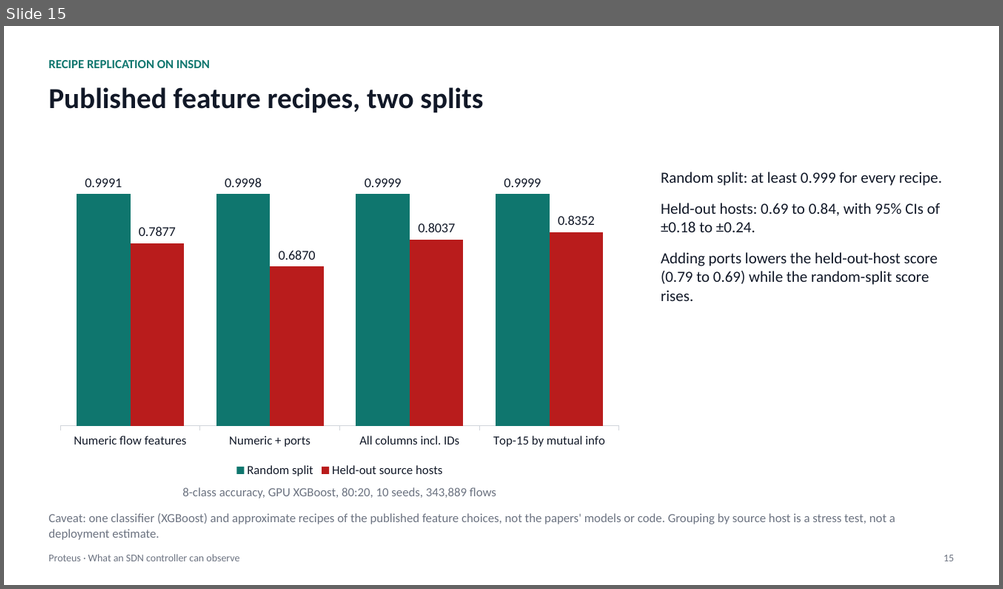
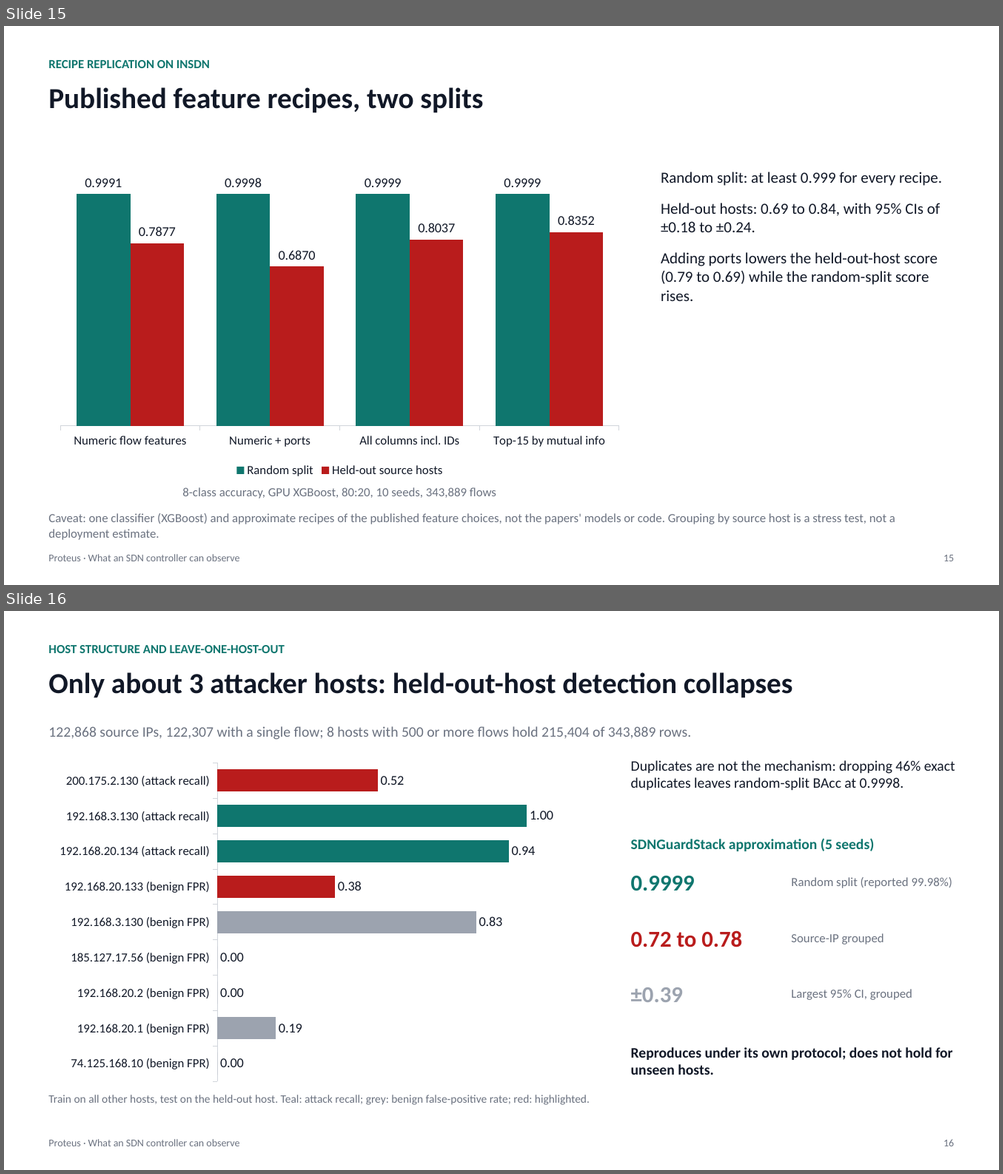
Before and after one commit to adhyan-jain/Proteus, a slide deck: research/insdn_controller/PRESENTATION.pptx. Shown one above the other, each under a label of ours: slide 15 before the commit, slides 15 and 16 after it. The pictures are 1003x589 and 1003x1174 pixels, drawn with LibreOffice and Linux fonts; fonts in the diff are those of the drawing. Boxes give left, top, right and bottom in pixels: in the first picture for what was removed or moved away, otherwise in the second. Text is boxed around its words. In the diff, an @@ line names an element or a change of style, - is before the commit and + after.

Commit message:
Deck: host-structure and leave-one-host-out slide, replication callout (18 slides)

```diff
--- a/research/insdn_controller/PRESENTATION.pptx
+++ b/research/insdn_controller/PRESENTATION.pptx
@@ slide 16 added at [4,611,999,1170], background #FFFFFF @@
@@ text added at [48,645,284,653], 12 pt, text #0F766E, bold @@
+HOST STRUCTURE AND LEAVE-ONE-HOST-OUT
@@ text added at [48,672,793,698], 28 pt, text #111827, bold @@
+Only about 3 attacker hosts: held-out-host detection collapses
@@ text added at [48,726,691,740], 14 pt, text #6B7280 @@
+122,868 source IPs, 122,307 with a single flow; 8 hosts with 500 or more flows hold 215,404 of 343,889 rows.
@@ bar chart added at [48,757,601,1088] @@
+categories: 200.175.2.130 (attack recall), 192.168.3.130 (attack recall), 192.168.20.134 (attack recall), 192.168.20.133 (benign FPR), 192.168.3.130 (benign FPR), 185.127.17.56 (benign FPR), 192.168.20.2 (benign FPR), 192.168.20.1 (benign FPR), 74.125.168.10 (benign FPR)
+Series 1: 0.52, 1, 0.94, 0.38, 0.83, 0, 0, 0.19, 0
@@ text added at [631,760,955,790], 14 pt, text #111827 @@
+Duplicates are not the mechanism: dropping 46% exact duplicates leaves random-split BAcc at 0.9998.
@@ text added at [631,838,874,851], 14 pt, text #0F766E, bold @@
+SDNGuardStack approximation (5 seeds)
@@ text added at [631,876,694,891], 22 pt, text #0F766E, bold @@
+0.9999
@@ text added at [791,877,952,889], 12 pt, text #6B7280 @@
+Random split (reported 99.98%)
@@ text added at [631,931,742,948], 22 pt, text #B91C1C, bold @@
+0.72 to 0.78
@@ text added at [791,934,884,945], 12 pt, text #6B7280 @@
+Source-IP grouped
@@ text added at [631,988,683,1002], 22 pt, text #9CA3AF, bold @@
+±0.39
@@ text added at [791,989,912,1000], 12 pt, text #6B7280 @@
+Largest 95% CI, grouped
@@ text added at [631,1048,952,1075], 14 pt, text #111827, bold @@
+Reproduces under its own protocol; does not hold for unseen hosts.
@@ text added at [48,1095,589,1105], 11 pt, text #6B7280 @@
+Train on all other hosts, test on the held-out host. Teal: attack recall; grey: benign false-positive rate; red: highlighted.
@@ text added at [48,1139,239,1147], 10 pt, text #6B7280 @@
+Proteus · What an SDN controller can observe
@@ text added at [943,1139,953,1147], 10 pt, text #6B7280 @@
+16
```
Also in this commit, not shown: 3 slides changed, 1 other file.
